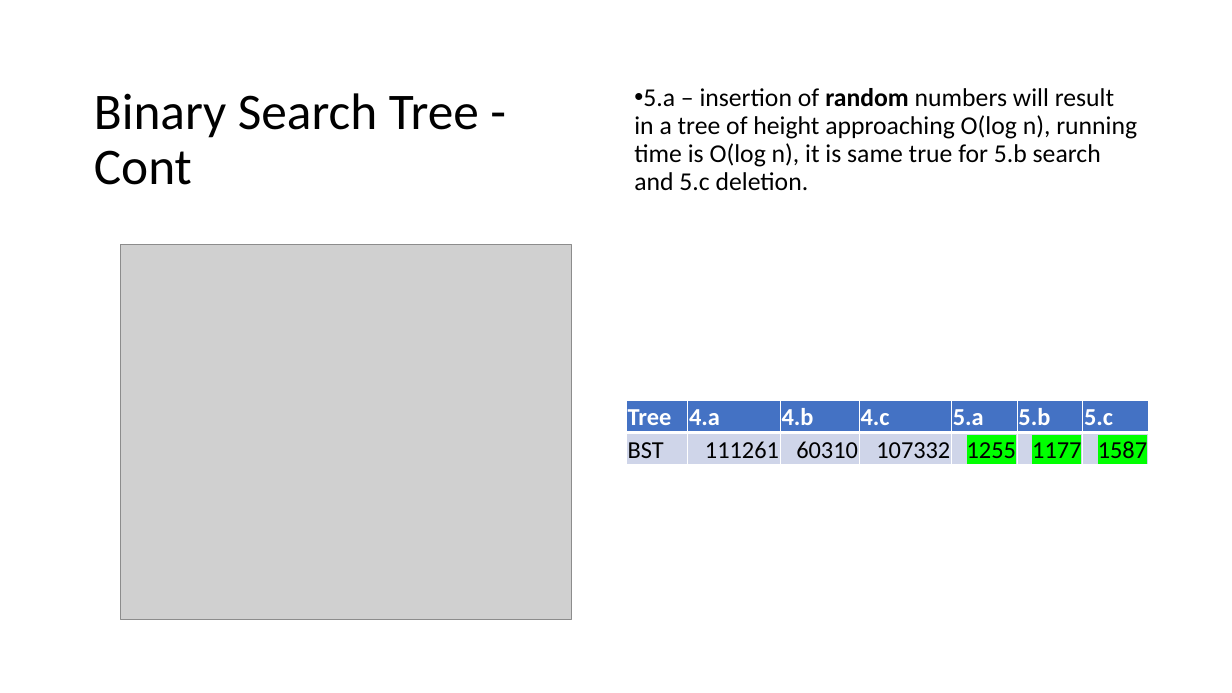
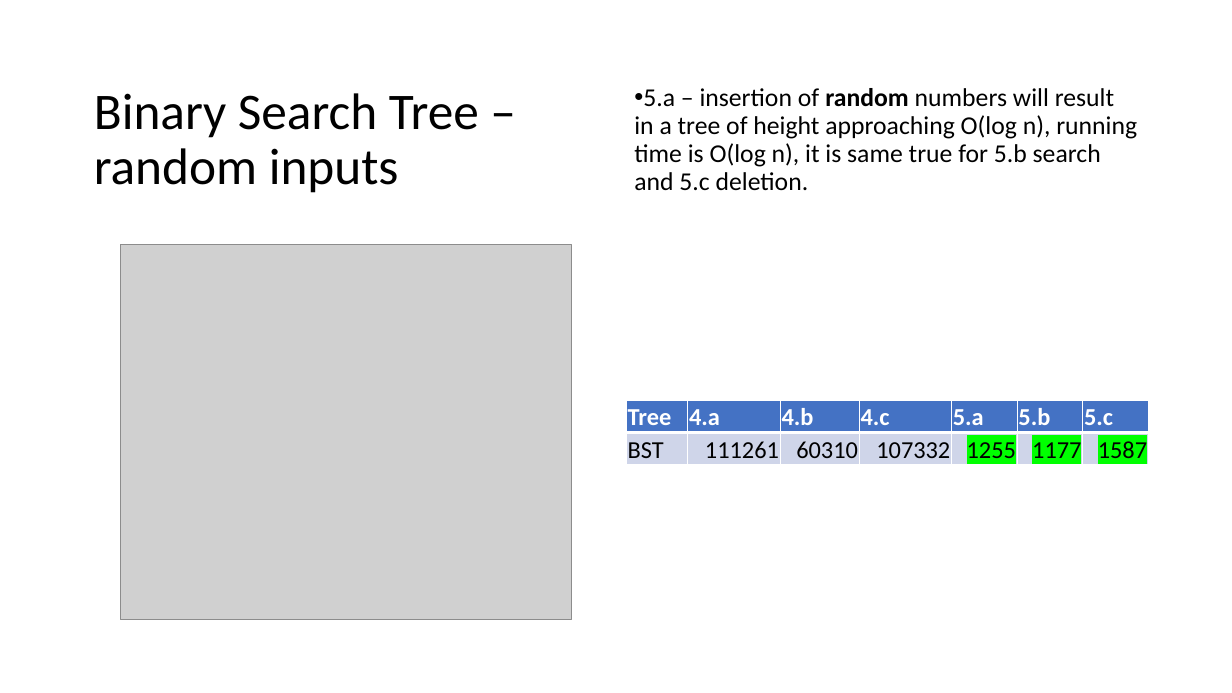
Before and after one commit to fanchuanster/uwinds, a slide deck: slide 12 of docs/8547Saini/assignments/assignment1.pptx (slide 9 before the commit). Drawn at 1232x693 pixels with LibreOffice and Linux fonts; fonts in the diff are those of the drawing; grey boxes stand for pictures. Boxes give left, top, right and bottom in pixels: in the first picture for what was removed or moved away, otherwise in the second. Text is boxed around its words. In the diff, an @@ line names an element or a change of style, - is before the commit and + after.

```diff
--- a/docs/8547Saini/assignments/assignment1.pptx
+++ b/docs/8547Saini/assignments/assignment1.pptx
@@ title at [94, 93, 479, 193]: text changed @@
-Binary Search Tree - Cont
+Binary Search Tree – random inputs
```
Also in this commit, not shown: 6 other slides changed, 7 slides added, 2 other files.
